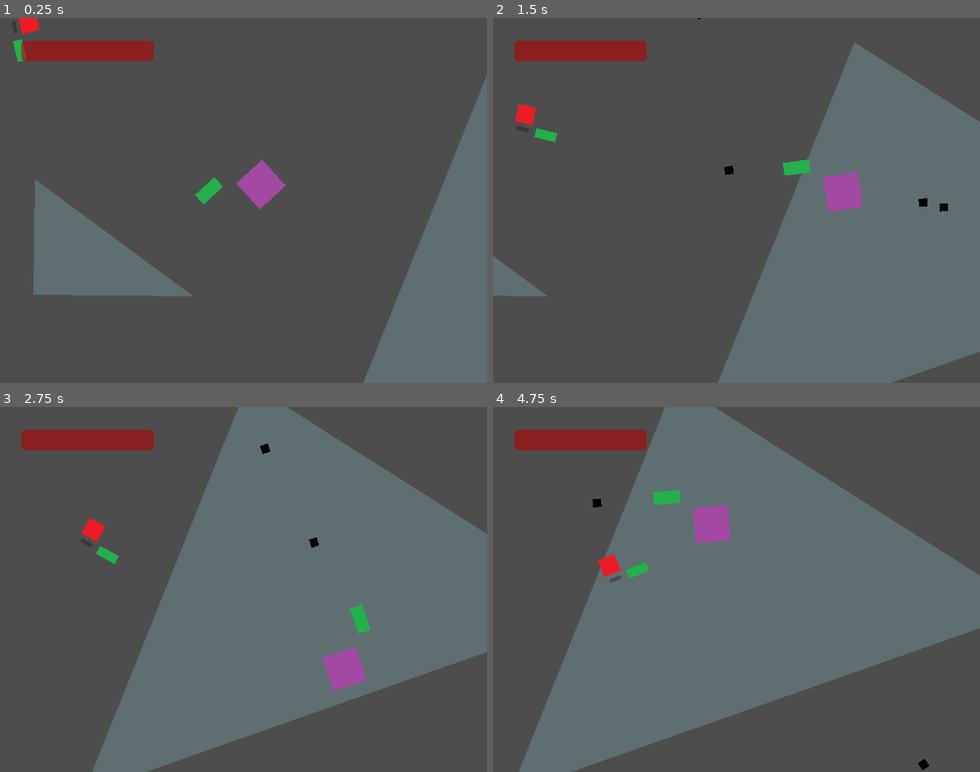
Above: before the commit, frames 1-4 (two rows, left to right).
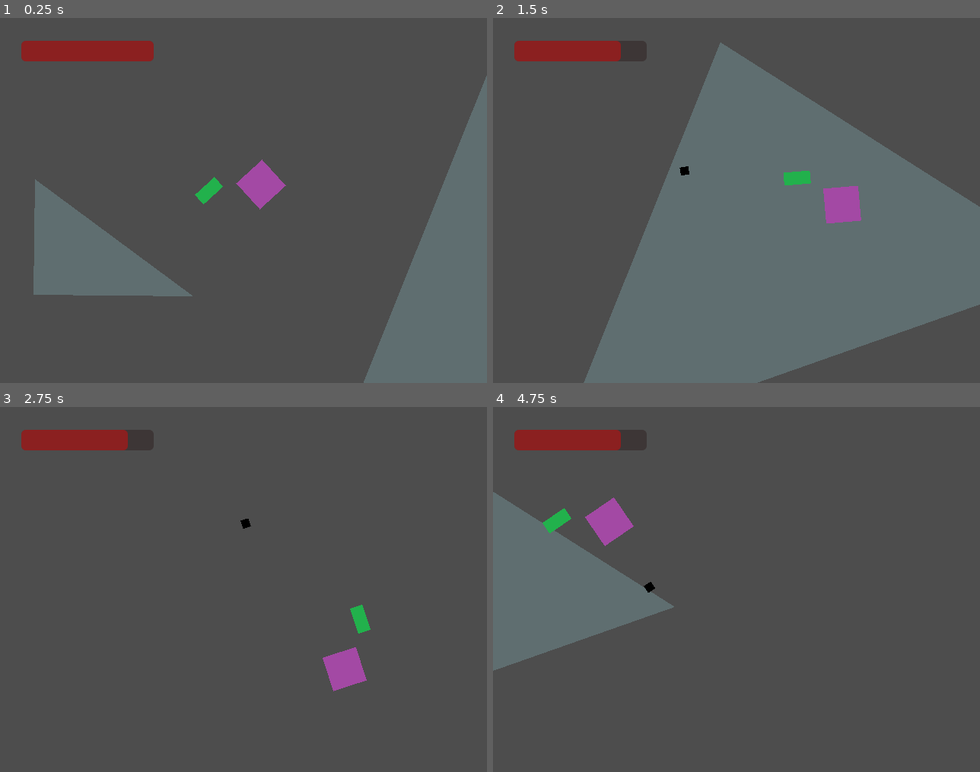
Above: after the commit, the same moments.

Repository: tehlyre/document1
Game: Godot game, scene res://scenes/main.tscn
Same seed, same stepped clock (60 frames per second), same inputs: the game is played once before the commit and once after it.
Inputs (mouse positions are in pixels of both pictures, inside the frame that each line leads up to):
- Up to frame 1 (0.25 s): no input
- Up to frame 2 (1.5 s): tap Enter at 0.5 s; move the mouse to (843, 182) at 0.52 s; press the mouse at (843, 182) at 0.53 s; hold Right (right) 0.53-1.28 s; move the mouse to (639, 218) at 1.27 s; release the mouse at (639, 218) at 1.28 s; hold Down (down) from 1.28 s (still down); click (639, 218) at 1.35 s
- Up to frame 3 (2.75 s): move the mouse to (292, 509) at 2.02 s; release Down (down) at 2.03 s; press the mouse at (292, 509) at 2.03 s; hold Right (right) from 2.03 s (still down)
- Up to frame 4 (4.75 s): move the mouse to (712, 662) at 2.77 s; release Right (right) at 2.78 s; release the mouse at (712, 662) at 2.78 s; hold Up (up) 2.78-3.53 s; click (712, 662) at 2.85 s; move the mouse to (882, 644) at 3.52 s; press the mouse at (882, 644) at 3.53 s; hold Left (left) from 3.53 s (still down); move the mouse to (590, 534) at 4.27 s; release the mouse at (590, 534) at 4.28 s; click (590, 534) at 4.35 s

The runs differ from the first frame. In frame 1, 0.3% of the frame differs, in the area x 2-9%, y 0-13%; in frame 2, 36%; in frame 3, 47%; in frame 4, 57%, in the area x 0-100%, y 0-100%.

Commit message:
invertigo pre-commit 1
speed accumulation bug runs rampant fr fr

Diff:
--- a/scenes/Levels/container.tscn
+++ b/scenes/Levels/container.tscn
@@ -1,12 +1,10 @@
-[gd_scene load_steps=8 format=3 uid="uid://b4rpkbb7pbeqj"]
+[gd_scene load_steps=6 format=3 uid="uid://b4rpkbb7pbeqj"]
 
 [ext_resource type="PackedScene" uid="uid://bwcfhw8ni6iky" path="res://scenes/Characters/durdan.tscn" id="1_snkv6"]
-[ext_resource type="PackedScene" uid="uid://piryy33ucw4m" path="res://scenes/Characters/enemigo.tscn" id="2_7us87"]
 [ext_resource type="PackedScene" uid="uid://dh5ivbowm0f1m" path="res://scenes/UI/hud.tscn" id="3_p3x1j"]
 [ext_resource type="PackedScene" uid="uid://bm6h10gtdvvdf" path="res://scenes/Hazards and Helps/goo.tscn" id="4_m1f8i"]
 [ext_resource type="PackedScene" uid="uid://d2fwduwibxhtj" path="res://scenes/Hazards and Helps/wall.tscn" id="4_o0u8o"]
 [ext_resource type="Script" path="res://scripts/wall.gd" id="5_kpox7"]
-[ext_resource type="Script" path="res://scripts/Enemies.gd" id="6_ycroc"]
 
 [node name="container" type="Node2D"]
 process_mode = 1
@@ -14,6 +12,7 @@
 [node name="Durdan" parent="." node_paths=PackedStringArray("Goo") instance=ExtResource("1_snkv6")]
 position = Vector2(345, 221)
 Goo = NodePath("../Level/Goo")
+acceleration = 30.0
 
 [node name="Camera" type="Camera2D" parent="Durdan"]
 position = Vector2(-184, 168)
@@ -72,12 +71,3 @@
 
 [node name="Marker2D4" type="Marker2D" parent="Level/EnemyHandles"]
 position = Vector2(36, 510)
-
-[node name="Enemies" type="Node2D" parent="Level" node_paths=PackedStringArray("player", "EnemyHandles")]
-script = ExtResource("6_ycroc")
-player = NodePath("../../Durdan")
-EnemyHandles = NodePath("../EnemyHandles")
-
-[node name="Enemy2" parent="Level/Enemies" instance=ExtResource("2_7us87")]
-position = Vector2(35.9187, -37.5)
-rotation = 1.63285
--- a/scripts/durdan.gd
+++ b/scripts/durdan.gd
@@ -48,10 +48,12 @@
 
 @export var game_manager : GameManager
 
-@export var maxsped : float = 750 # b
+@export var maxspeed : float = 750 # b
 @export var maxveltime : float = 0.75 # m
 
-var maxspeed = maxsped
+@export var acceleration : float = 2
+var initial_acceleration : float = -2*maxspeed/maxveltime
+var jerk : float = -2*maxspeed/pow(maxveltime,2)
 
 var deltatime : float = 0
 var framecount : int = 0
@@ -59,6 +61,8 @@
 var last_frame = [0,0,0,0]
 var inputstrings = ["right", "left", "down", "up"]
 var velocitymultiplier = [1, -1, 1, -1]
+var velocityarray = [0.0,0.0,0.0,0.0]
+var accelarray = [0.0,0.0,0.0,0.0]
 var firing : bool = false
 var moment_firing : int = 0
 var health : int = 100
@@ -135,49 +139,70 @@
 # Once input is released, rdlu[i] is multiplied by -1 and progressively added to until zero.
 # This is for deacceleration purposes.
 func do_the_delta_input_thing(delta):
-	if in_goo and not exit_goo:
-		maxspeed = maxsped*0.25
-	elif exit_goo:
-		maxspeed = maxsped
+#	if in_goo and not exit_goo:
+#		maxspeed = maxsped*0.25
+#	elif exit_goo:
+#		maxspeed = maxsped
 	for i in 4:
-		if exit_goo:
-#				if rldu[i] < 1 and rldu[i] > 0:
-#					rldu[i] = quadratic_formula(-maxspeed/pow(maxveltime,2), maxspeed/maxveltime, -666.66*pow(rldu[i], 2)+1000*rldu[i])
-#				elif rldu[i] >= 1:
-#					inputvel.x += maxspeed * velocitymultiplier[i]
-			print(":)")#quadratic_formula(-maxspeed/pow(maxveltime,2), 2*(maxspeed/maxveltime), -vel(rldu[i])/4), ":)")
-			rldu[i] = quadratic_formula(-maxspeed/pow(maxveltime,2), 2*(maxspeed/maxveltime), -vel(rldu[i])/4)
-			if (rldu[i]<delta and rldu[i]>-delta):
-				rldu[i] = 0.0
-#
+#		if exit_goo:
+##				if rldu[i] < 1 and rldu[i] > 0:
+##					rldu[i] = quadratic_formula(-maxspeed/pow(maxveltime,2), maxspeed/maxveltime, -666.66*pow(rldu[i], 2)+1000*rldu[i])
+##				elif rldu[i] >= 1:
+##					inputvel.x += maxspeed * velocitymultiplier[i]
+#			print(":)")#quadratic_formula(-maxspeed/pow(maxveltime,2), 2*(maxspeed/maxveltime), -vel(rldu[i])/4), ":)")
+#			rldu[i] = quadratic_formula(-maxspeed/pow(maxveltime,2), 2*(maxspeed/maxveltime), -vel(rldu[i])/4)
+#			if (rldu[i]<delta or rldu[i]>-delta):
+#				rldu[i] = 0.0
+		if abs(velocityarray[i] - 0.0) < 0.01:
+			print(abs(velocityarray[i] - 0.0))
+##
 		if Input.get_action_strength(inputstrings[i]) == 1:
-			if (rldu[i] > maxveltime):
-				rldu[i] = maxveltime
-			elif (rldu[i] < maxveltime):
-				rldu[i] += delta
+			if abs(velocityarray[i] - 0.0) < 0.01:
+				accelarray[i] = initial_acceleration
+			elif velocityarray[i] != 0.0:
+				if abs(accelarray[i] - 0.0) <= 0.01:
+					accelarray[i] == 0.0
+				elif accelarray[i] != 0.0:
+					if accelarray[i] - 0.0 < -0.01:
+						accelarray[i] = -(accelarray[i])+jerk*delta
+					elif accelarray[i] - 0.0 > 0.01:
+						accelarray[i] = accelarray[i]+jerk*delta
 		elif Input.get_action_strength(inputstrings[i]) == 0:
-			# If not depressed or deacc last frame, continue not doing anything
-			if rldu[i] == 0.0:
-				rldu[i] = 0.0
-			# magic equation that fixed the problem of r weirdly equaling r-2*maxveltime+delta
-			# (-0.0667 bug thingy)
-			# The stopping thing
-			elif vel(rldu[i]+2*maxveltime+delta) == 0:
-				rldu[i] = 0.0
-			# If moving, commence deacceleration (see above)
-			elif rldu[i] > 0:
-				rldu[i] = rldu[i]*-1.0
-			# If deaccelerating, continue
-			elif rldu[i] < -0.01666666666667:
-				rldu[i] += delta
-			elif (abs(rldu[i]-(-delta)) <= 0.01):
-				rldu[i] = 0.0
-	if rldu[0] != 0 and rldu[1] != 0:
-		rldu[0] = 0
-		rldu[1] = 0
-	if rldu[2] != 0 and rldu[3] != 0:
-		rldu[2] = 0
-		rldu[3] = 0
+			if abs(velocityarray[i] - 0.0) < 1:
+				velocityarray[i] = 0.0
+				accelarray[i] = 0.0
+			elif velocityarray[i] != 0.0:
+#				if accelarray[i] >= 0.0:
+				accelarray[i] = accelarray[i]+jerk*delta
+#				elif accelarray[i] < 0.0:
+#					accelarray[i] = -accelarray[i]+jerk*delta
+
+
+		velocityarray[i] = velocityarray[i] + accelarray[i]*delta
+
+#		elif Input.get_action_strength(inputstrings[i]) == 0:
+#			# If not depressed or deacc last frame, continue not doing anything
+#			if rldu[i] == 0.0:
+#				rldu[i] = 0.0
+#			# magic equation that fixed the problem of r weirdly equaling r-2*maxveltime+delta
+#			# (-0.0667 bug thingy)
+#			# The stopping thing
+#			elif vel(rldu[i]+2*maxveltime+delta) == 0:
+#				rldu[i] = 0.0
+#			# If moving, commence deacceleration (see above)
+#			elif rldu[i] > 0:
+#				rldu[i] = rldu[i]*-1.0
+#			# If deaccelerating, continue
+#			elif rldu[i] < -0.01666666666667:
+#				rldu[i] += delta
+#			elif (abs(rldu[i]-(-delta)) <= 0.01):
+#				rldu[i] = 0.0
+#	if rldu[0] != 0 and rldu[1] != 0:
+#		rldu[0] = 0
+#		rldu[1] = 0
+#	if rldu[2] != 0 and rldu[3] != 0:
+#		rldu[2] = 0
+#		rldu[3] = 0
 	if Input.get_action_strength("neutral special"):
 		firing = true
 	else:
@@ -197,28 +222,28 @@
 # v(rldu+(2*maxveltime)). This works because deacceleration in the velocity function is equal to values
 # greater than maxveltime, and adding 2*maxveltime to the deacceleration delta is the perfect number for
 # deacceleration.
-func accel_thingy():
-	# Initiation variable
-	var inputvel = Vector2(0,0)
-	# X axis/Right and Left
-	for i in 2:
-		if rldu[i] < maxveltime and rldu[i] > 0:
-			inputvel.x += vel(rldu[i]) * velocitymultiplier[i]
-		elif rldu[i] >= maxveltime:
-			inputvel.x += maxspeed * velocitymultiplier[i]
-		elif rldu[i] < 0:
-			inputvel.x += vel(rldu[i]+2*maxveltime) * velocitymultiplier[i]
-	# Y axis/Up and Down
-	for i in 2:
-		if rldu[i+2] < maxveltime and rldu[i+2] > 0:
-			inputvel.y += vel(rldu[i+2]) * velocitymultiplier[i+2]
-		elif rldu[i+2] >= maxveltime:
-			inputvel.y += maxspeed * velocitymultiplier[i]
-		elif rldu[i+2] < 0:
-			inputvel.y += vel(rldu[i+2]+2*maxveltime) * velocitymultiplier[i+2]
-
-
-	return inputvel
+#func accel_thingy():
+#	# Initiation variable
+#	var inputvel = Vector2(0,0)
+#	# X axis/Right and Left
+#	for i in 2:
+#		if rldu[i] < maxveltime and rldu[i] > 0:
+#			inputvel.x += vel(rldu[i]) * velocitymultiplier[i]
+#		elif rldu[i] >= maxveltime:
+#			inputvel.x += maxspeed * velocitymultiplier[i]
+#		elif rldu[i] < 0:
+#			inputvel.x += vel(rldu[i]+2*maxveltime) * velocitymultiplier[i]
+#	# Y axis/Up and Down
+#	for i in 2:
+#		if rldu[i+2] < maxveltime and rldu[i+2] > 0:
+#			inputvel.y += vel(rldu[i+2]) * velocitymultiplier[i+2]
+#		elif rldu[i+2] >= maxveltime:
+#			inputvel.y += maxspeed * velocitymultiplier[i]
+#		elif rldu[i+2] < 0:
+#			inputvel.y += vel(rldu[i+2]+2*maxveltime) * velocitymultiplier[i+2]
+#
+#
+#	return inputvel
 
 # Function void gunner_thingy()
 # Currently fires bullets at a rate of four times per second. fps variable is the frames per second, derived
@@ -272,7 +297,7 @@
 # flick_stick(). If this value is nan, the rotation stays the same as the previous
 # frame. The current rotation is then stored in previous_rotation.
 func _physics_process(delta):
-	print(rldu)
+	print(accelarray)
 	deltatime += delta
 	framecount += 1
 
@@ -292,7 +317,7 @@
 			self.set_rotation_degrees(previous_rotation)
 		else:
 			self.set_rotation_degrees(polar_rad_to_deg(flick_stick()).y)
-	velocity = accel_thingy()
+	velocity = Vector2(velocityarray[0]-velocityarray[1], velocityarray[2]-velocityarray[3])
 	move_and_slide()
 	gunner_thingy(delta)
 	previous_rotation = rotation_degrees
